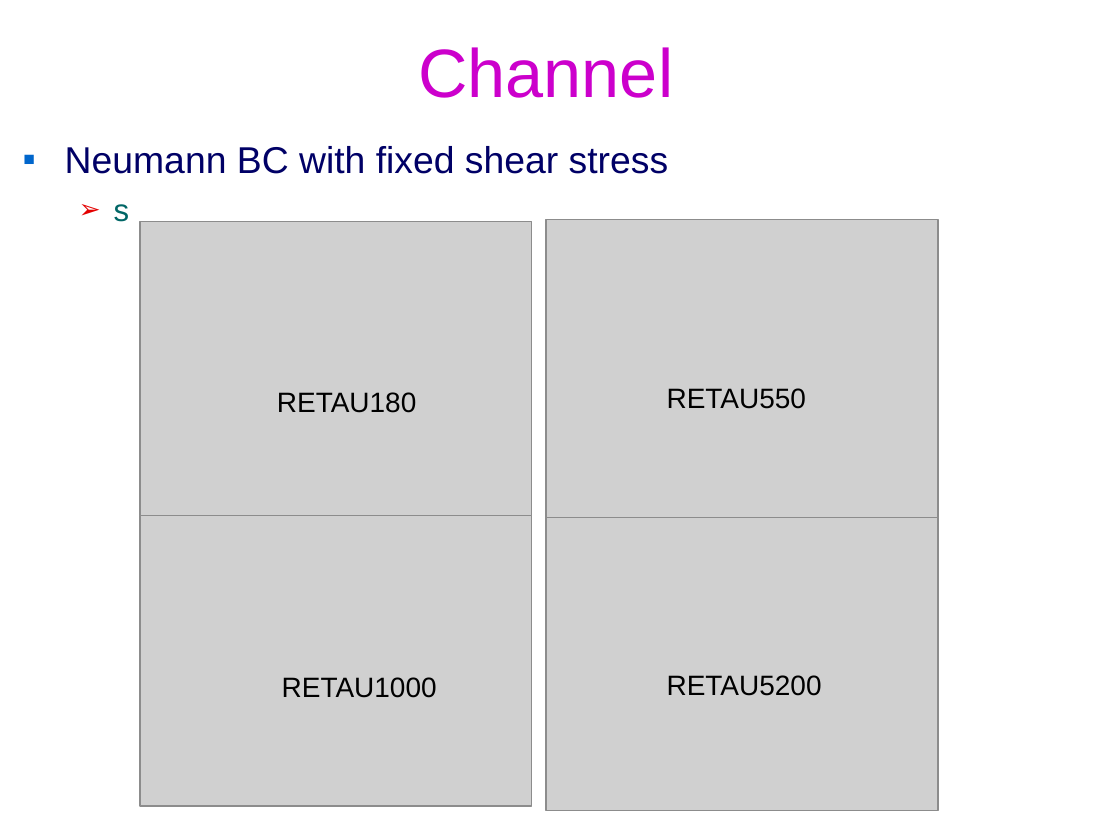
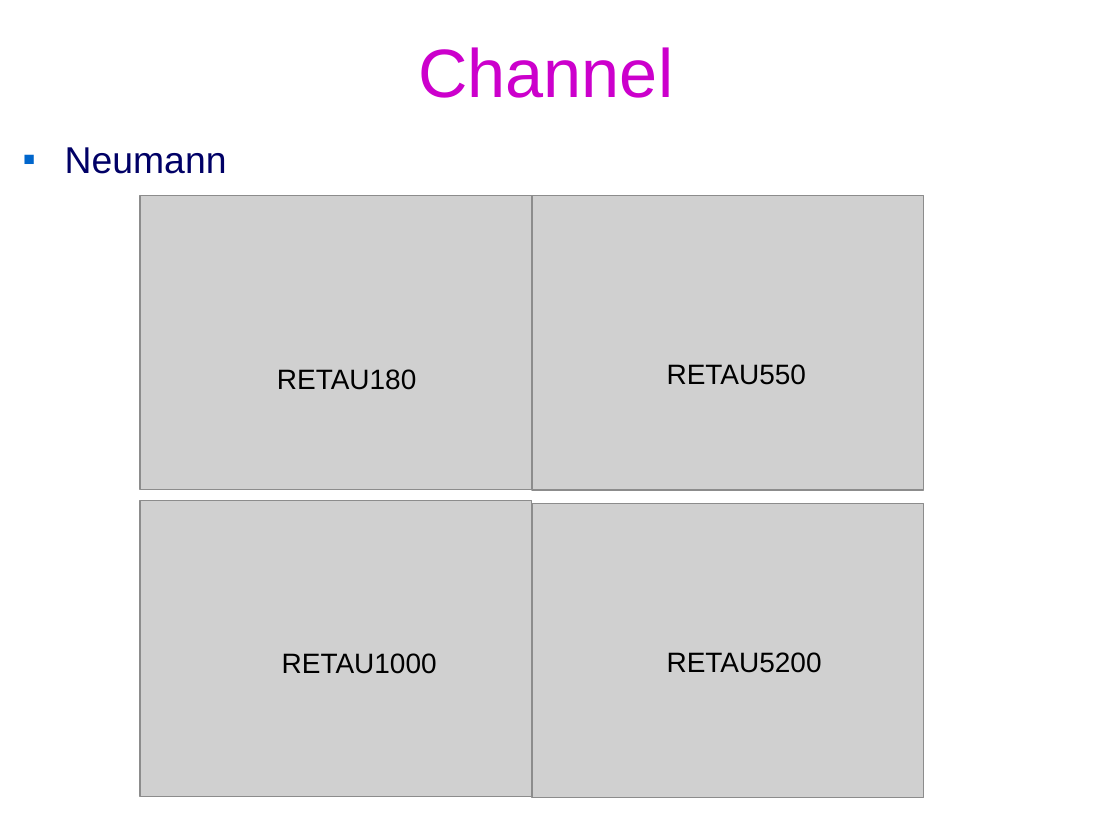
Before and after one commit to federicoVerolini/CaLES, a slide deck: slide 8 of docs/vv.pptx (slide 9 before the commit). Drawn at 1120x840 pixels with LibreOffice and Linux fonts; fonts in the diff are those of the drawing; grey boxes stand for pictures; background and template pictures are left out. Boxes give left, top, right and bottom in pixels: in the first picture for what was removed or moved away, otherwise in the second. Text is boxed around its words. In the diff, an @@ line names an element or a change of style, - is before the commit and + after.

```diff
--- a/docs/vv.pptx
+++ b/docs/vv.pptx
@@ text at (x1=65, y1=147, x2=227, y2=174): text changed @@
-▪ Neumann BC with fixed shear stress
-  ➢ s
+▪ Neumann
@@ 3 texts, 1 picture moved together from (x1=140, y1=222, x2=822, y2=698) to (x1=140, y1=195, x2=822, y2=674) @@
@@ picture moved from (x1=547, y1=220, x2=939, y2=517) to (x1=532, y1=195, x2=924, y2=489) @@
@@ text "RETAU550" moved from (x1=667, y1=388, x2=806, y2=409) to (x1=667, y1=364, x2=806, y2=385) @@
@@ picture resized from (x1=140, y1=515, x2=532, y2=805) to (x1=140, y1=501, x2=532, y2=797) @@
@@ picture moved from (x1=547, y1=517, x2=939, y2=811) to (x1=532, y1=503, x2=924, y2=797) @@
```
Also in this commit, not shown: 8 other slides changed, 1 slide added, 1 slide removed, 20 other files.
